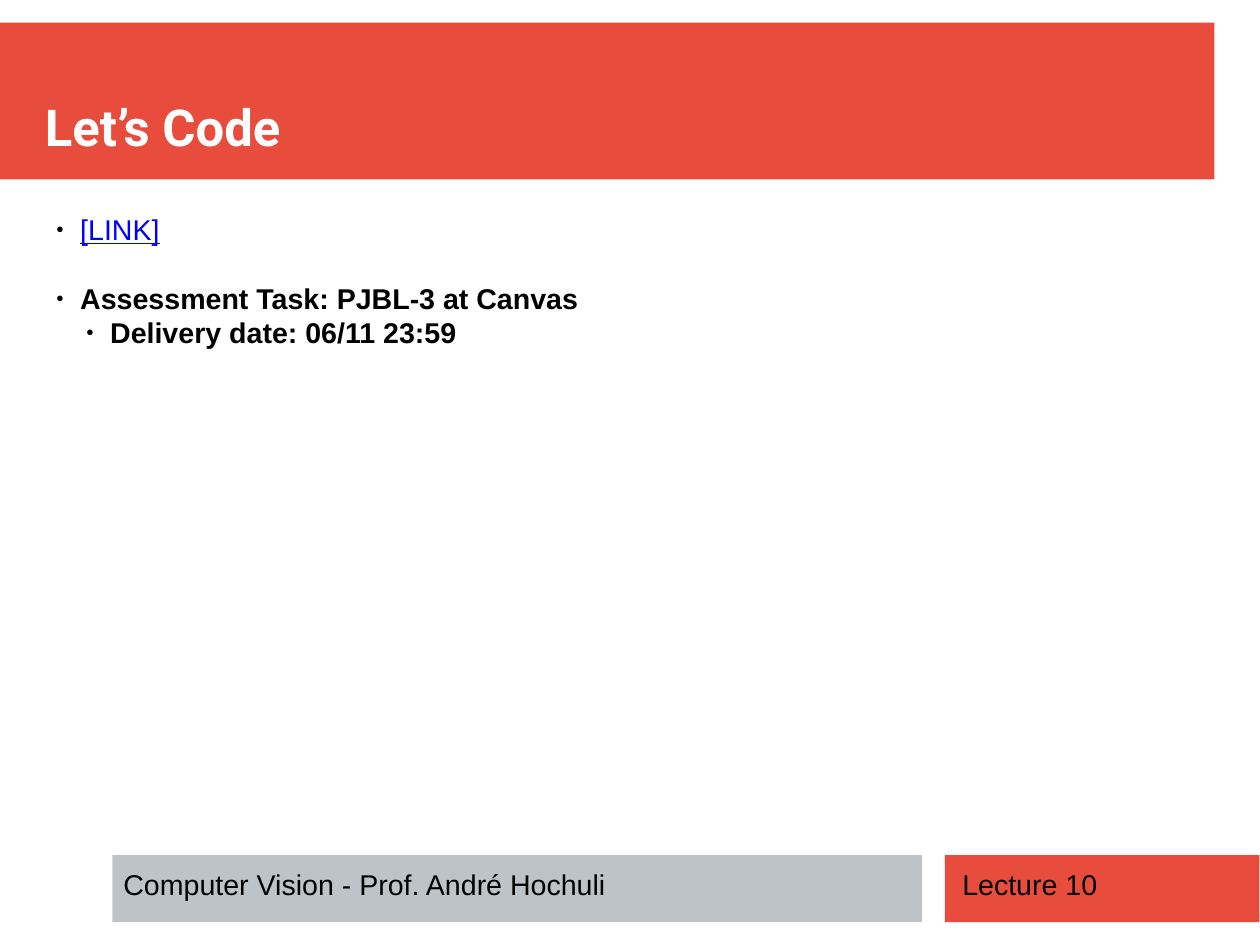
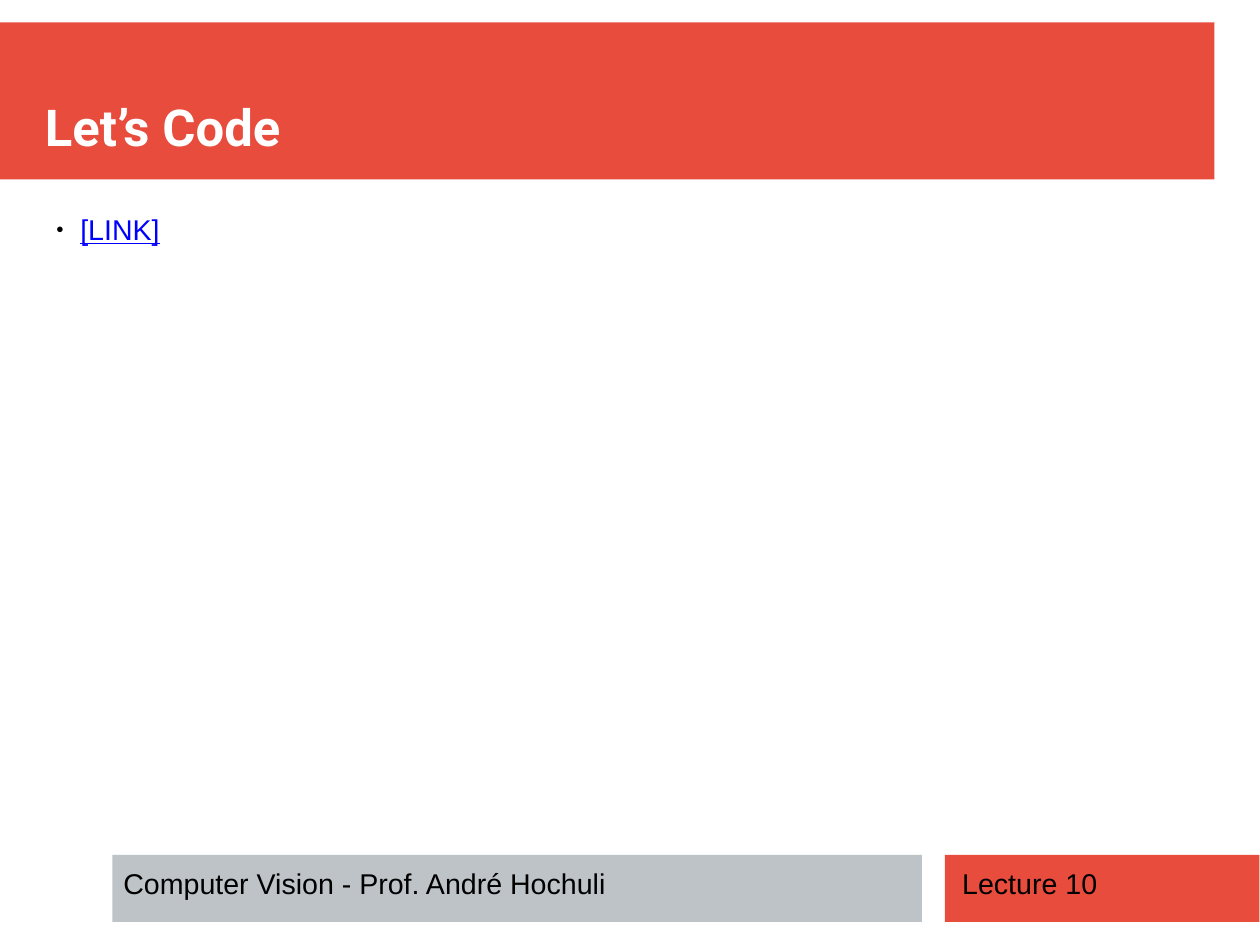
Before and after one commit to andrehochuli/teaching, a slide deck: slide 14 of ComputerVision/Lecture 10 -CNN Applications and Tricks/Lecture 10 -CNN Applications and Tricks.pptx. Drawn at 1260x945 pixels with LibreOffice and Linux fonts; fonts in the diff are those of the drawing. Boxes give left, top, right and bottom in pixels: in the first picture for what was removed or moved away, otherwise in the second. Text is boxed around its words. In the diff, an @@ line names an element or a change of style, - is before the commit and + after.

```diff
--- a/ComputerVision/Lecture 10 -CNN Applications and Tricks/Lecture 10 -CNN Applications and Tricks.pptx
+++ b/ComputerVision/Lecture 10 -CNN Applications and Tricks/Lecture 10 -CNN Applications and Tricks.pptx
@@ text at (80,288,578,348): paragraphs removed @@
-● Assessment Task: PJBL-3 at Canvas
-  ● Delivery date: 06/11 23:59
```
Also in this commit, not shown: 1 other file.
